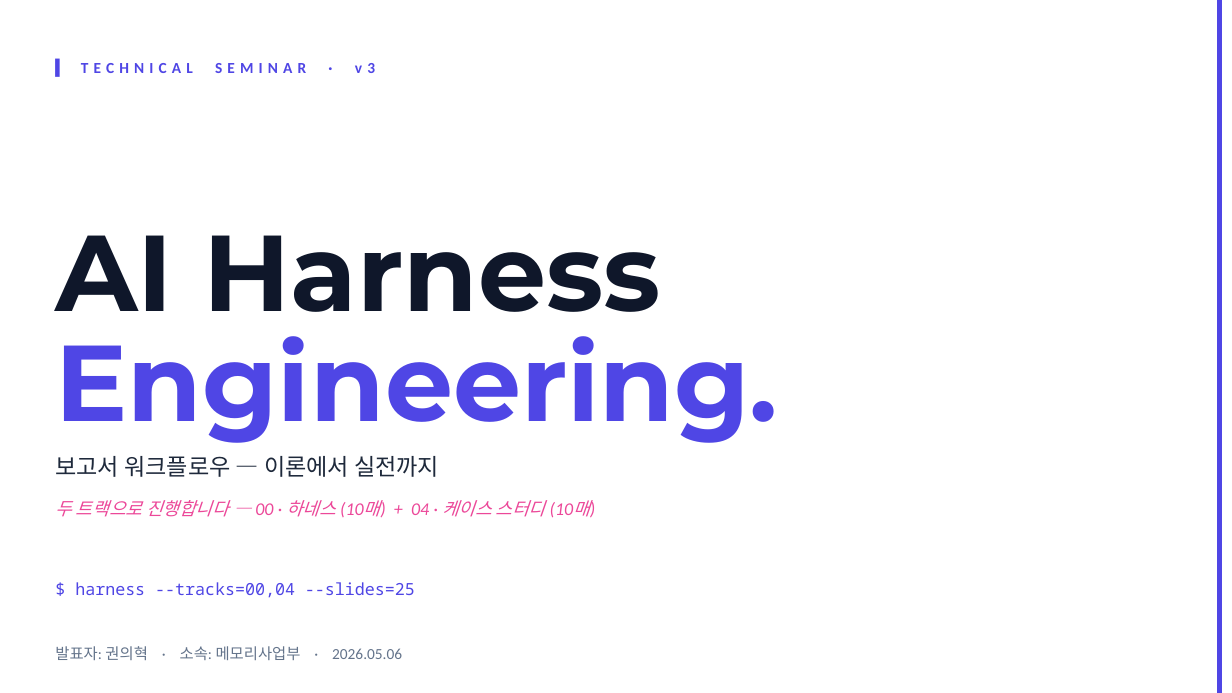
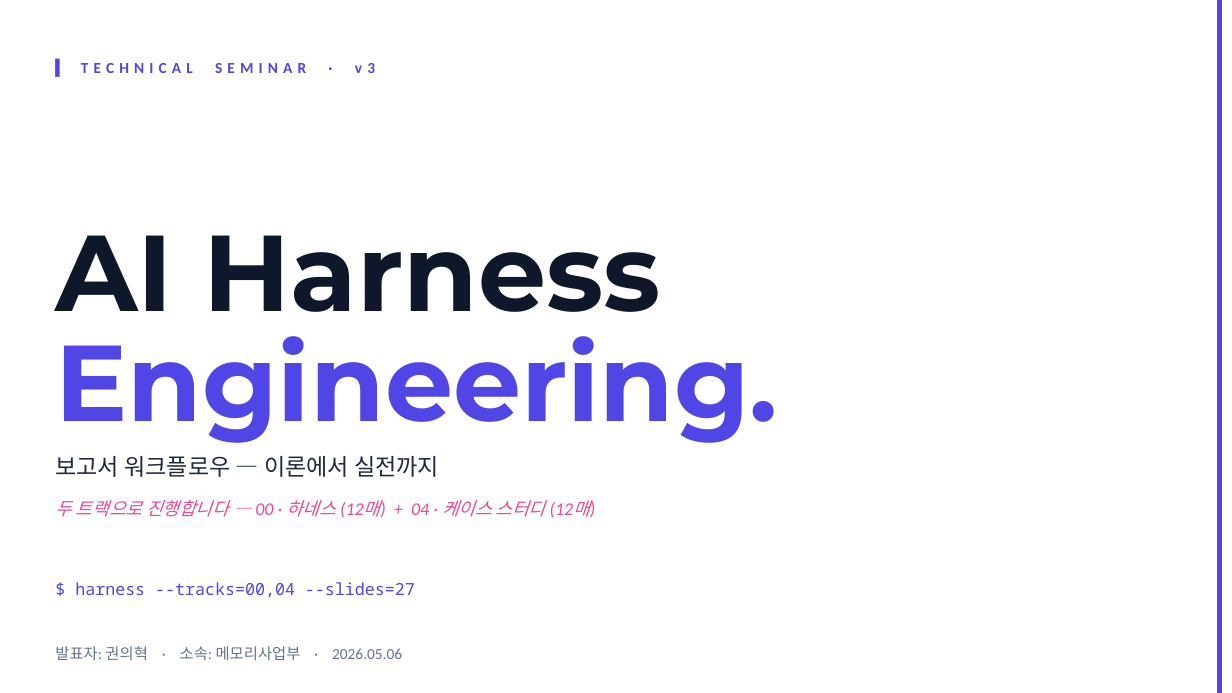
Before and after one commit to k31001/action-learning, a slide deck: slide 1 of working-style/seminar-claude-code-report/seminar-claude-code.pptx. Drawn at 1232x693 pixels with LibreOffice and Linux fonts; fonts in the diff are those of the drawing. Boxes give left, top, right and bottom in pixels: in the first picture for what was removed or moved away, otherwise in the second. Text is boxed around its words. In the diff, an @@ line names an element or a change of style, - is before the commit and + after.

```diff
--- a/working-style/seminar-claude-code-report/seminar-claude-code.pptx
+++ b/working-style/seminar-claude-code-report/seminar-claude-code.pptx
@@ text at <box>55,500,546,517</box>: text changed @@
-두 트랙으로 진행합니다 — 00 · 하네스 (10매) + 04 · 케이스 스터디 (10매)
+두 트랙으로 진행합니다 — 00 · 하네스 (12매) + 04 · 케이스 스터디 (12매)
@@ text at <box>75,582,415,598</box>: text changed @@
-$ harness --tracks=00,04 --slides=25
+$ harness --tracks=00,04 --slides=27
```
Also in this commit, not shown: 24 other slides changed, 2 slides added, 10 other files.
